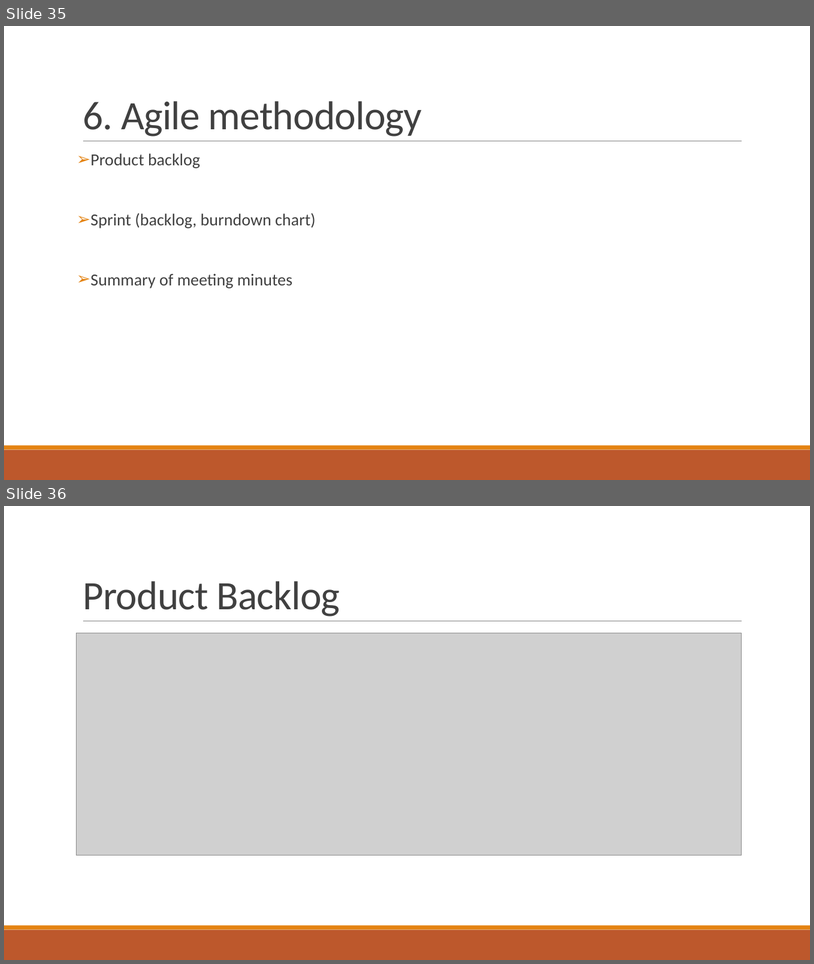
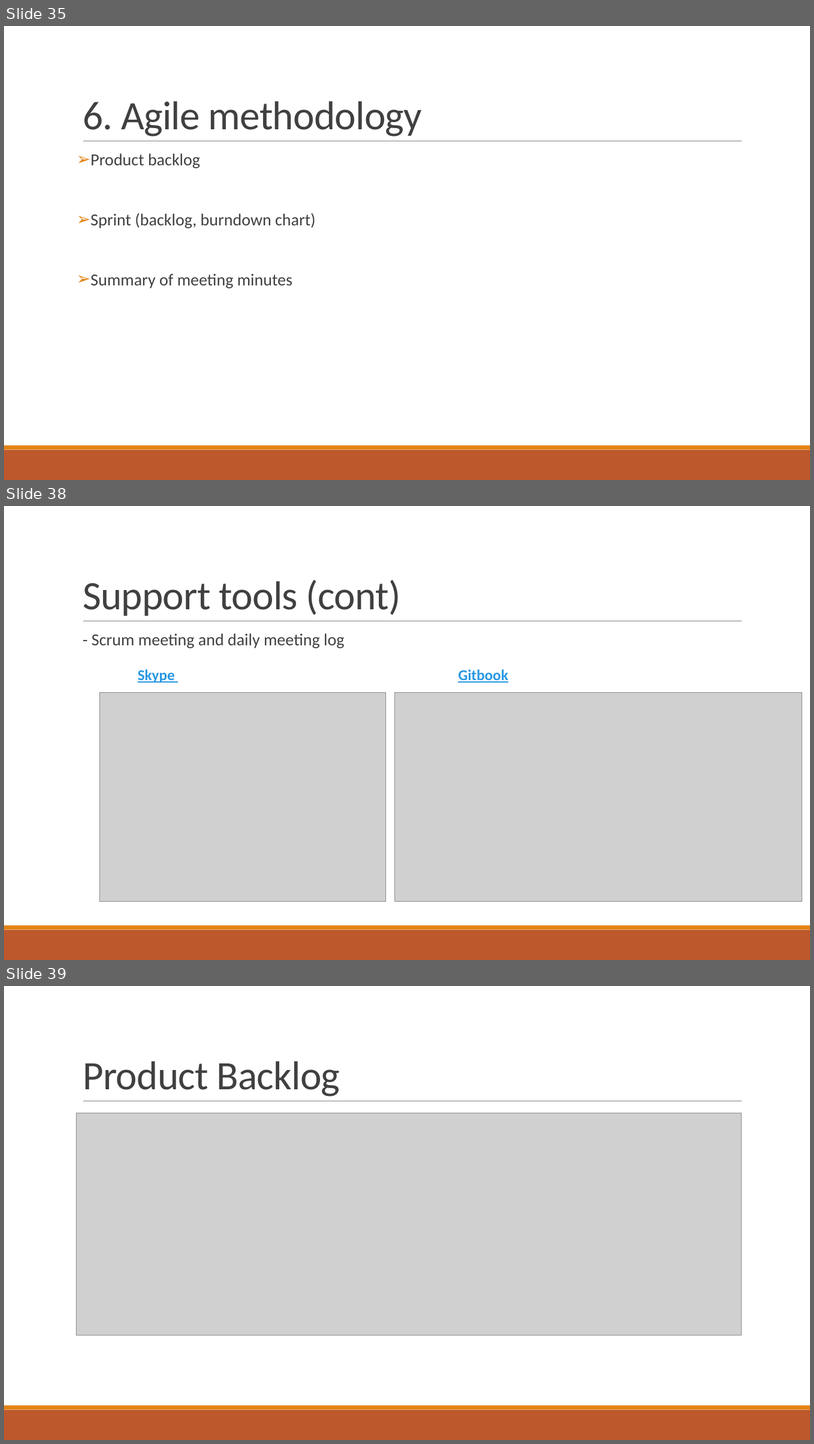
Before and after one commit to EnterpriseWebSoftwareDevelopmentSEM7-G2/ec-management, a slide deck: documents/Presentation.pptx. Shown one above the other, each under a label of ours: slides 35 and 36 before the commit, slides 35, 38 and 39 after it; the slides between them are not shown. The pictures are 814x964 and 814x1444 pixels, drawn with LibreOffice and Linux fonts; fonts in the diff are those of the drawing; grey boxes stand for pictures. Boxes give left, top, right and bottom in pixels: in the first picture for what was removed or moved away, otherwise in the second. Text is boxed around its words. In the diff, an @@ line names an element or a change of style, - is before the commit and + after.

Commit message:
presentation update

```diff
--- a/documents/Presentation.pptx
+++ b/documents/Presentation.pptx
@@ slide 38 added at box(4, 506, 810, 960), background #FFFFFF; not listed: 3 template elements that a slide beside it also shows @@
@@ title added at box(83, 580, 401, 616), 48 pt, text #404040 @@
+Support tools (cont)
@@ text added at box(92, 633, 344, 648), 20 pt, text #404040 @@
+  - Scrum meeting and daily meeting log
@@ table added at box(132, 663, 773, 906), 2 rows, 2 columns @@
+Skype | Gitbook
+ | 
@@ picture added at box(100, 693, 386, 901) @@
@@ picture added at box(395, 693, 803, 901) @@
@@ what was slide 36 is now slide 39 @@
```
Also in this commit, not shown: 2 other slides added.
